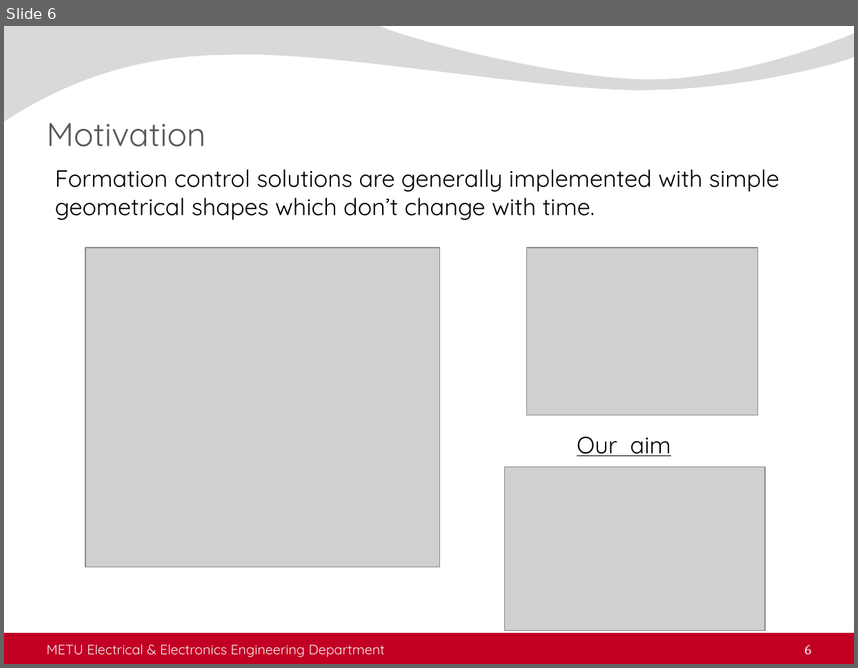
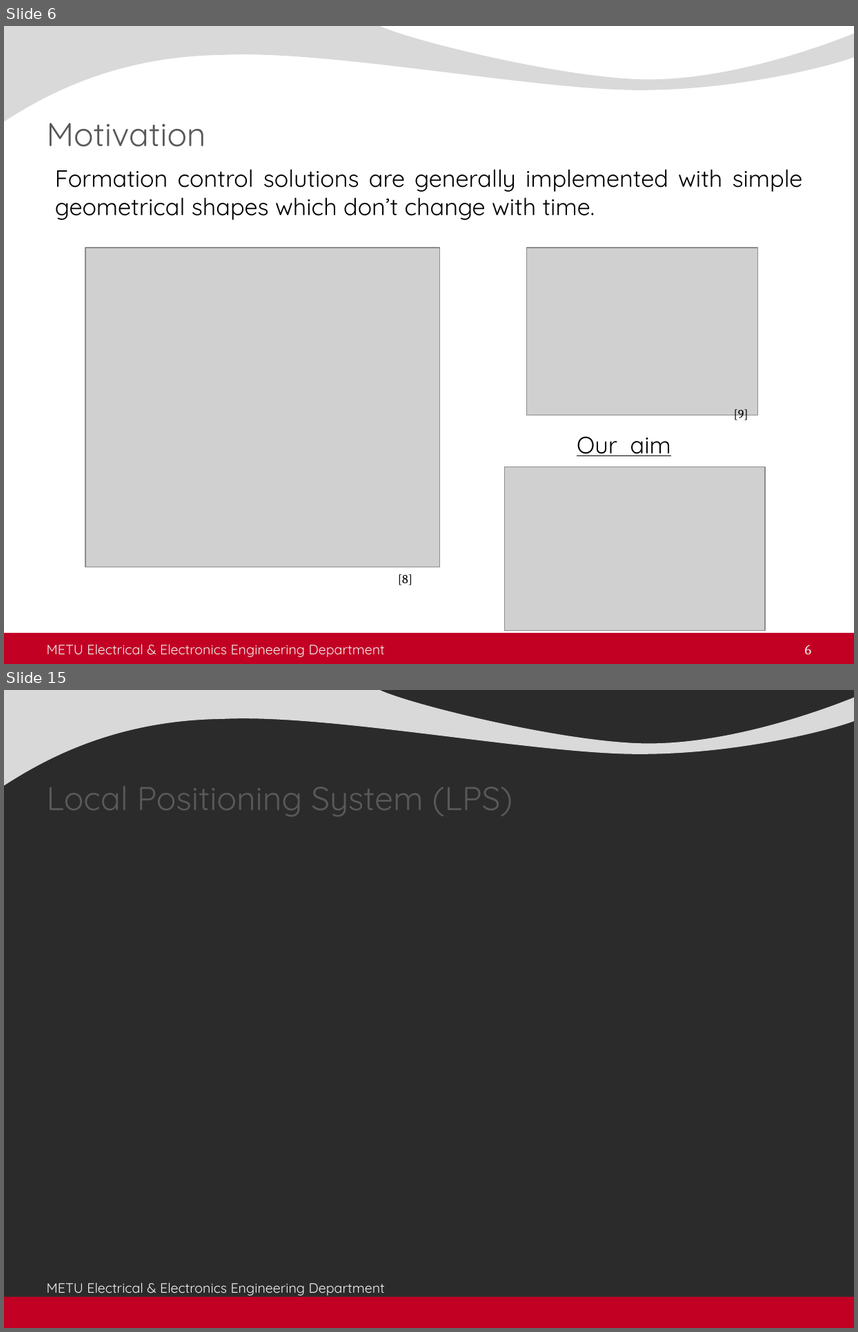
Before and after one commit to kadir4172/formation_control, a slide deck: juri_sunum.pptx. Shown one above the other, each under a label of ours: slide 6 before the commit, slides 6 and 15 after it; the slides between them are not shown. The pictures are 858x668 and 858x1332 pixels, drawn with LibreOffice and Linux fonts; fonts in the diff are those of the drawing; grey boxes stand for pictures; background and template pictures are left out; a plain dark background stands for a picture behind light text. Boxes give left, top, right and bottom in pixels: in the first picture for what was removed or moved away, otherwise in the second. Text is boxed around its words. In the diff, an @@ line names an element or a change of style, - is before the commit and + after.

```diff
--- a/juri_sunum.pptx
+++ b/juri_sunum.pptx
@@ slide 15 added at [4,690,854,1328], background picture (left out); not listed: 2 template elements that a slide beside it also shows @@
@@ title added at [47,786,513,816], 28 pt, text #595959 @@
+Local Positioning System (LPS)
@@ text added at [47,1282,385,1295], 11.5 pt, text #F2F2F2 @@
+METU Electrical & Electronics Engineering Department
@@ slide 6 changed as well @@
@@ text "Formation control solutions are generally ..." at [55,169,803,220]: alignment left to justified @@
@@ text added at [734,409,749,421], 10.5 pt, text #000000 @@
+[9]
@@ text added at [398,574,412,585], 10.5 pt, text #000000 @@
+[8]
```
Also in this commit, not shown: 4 other slides changed, 11 other slides added.
